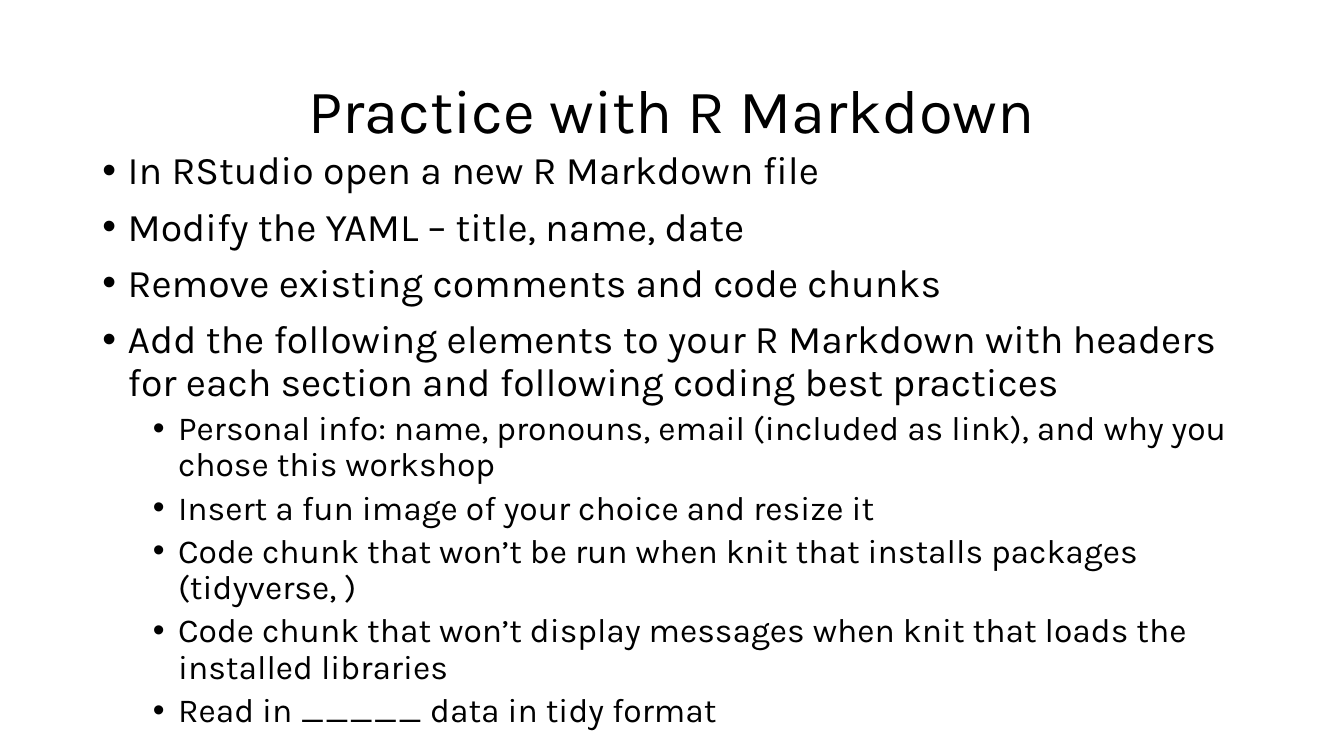
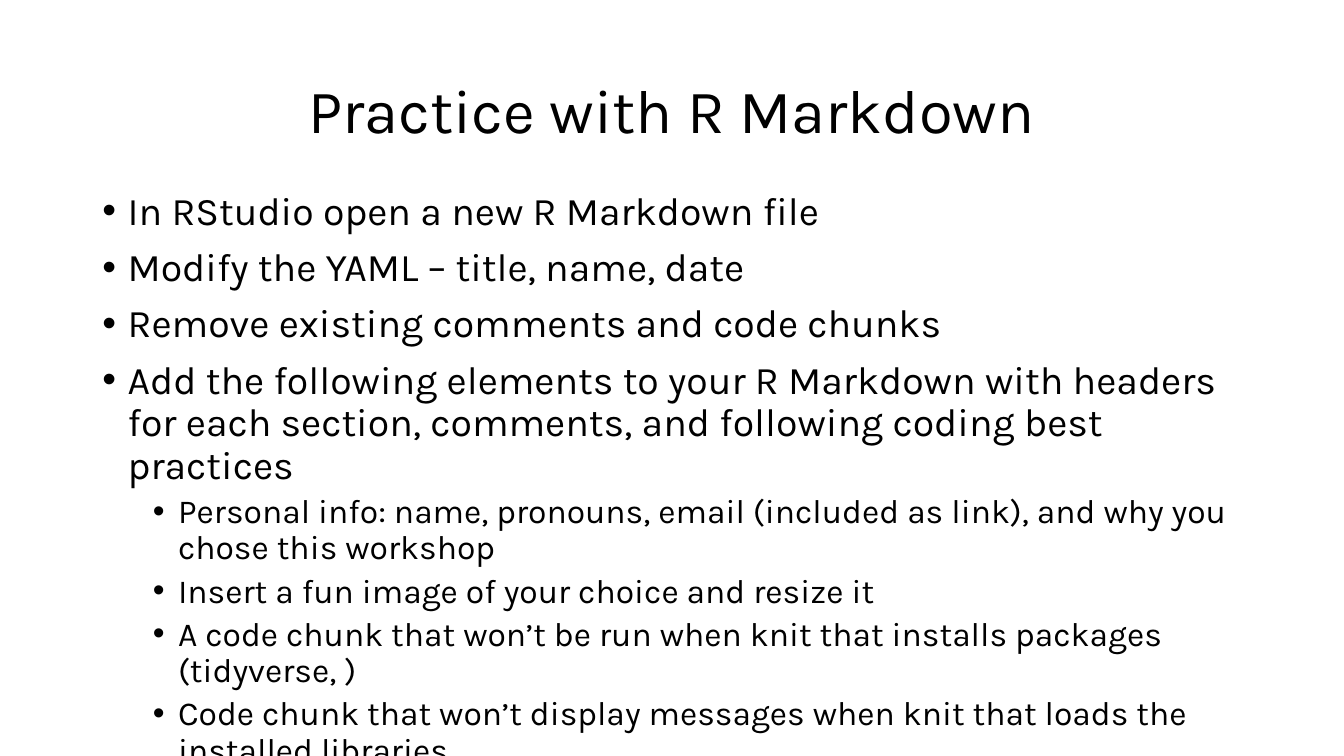
Before and after one commit to marissadyck/reproducible-research-R-ASM, a slide deck: slide 17 of docs/Reproducible research in R.pptx. Drawn at 1344x756 pixels with LibreOffice and Linux fonts; fonts in the diff are those of the drawing. Boxes give left, top, right and bottom in pixels: in the first picture for what was removed or moved away, otherwise in the second. Text is boxed around its words. In the diff, an @@ line names an element or a change of style, - is before the commit and + after.

```diff
--- a/docs/Reproducible research in R.pptx
+++ b/docs/Reproducible research in R.pptx
@@ text "In RStudio open a new ...": place and size @@
-text "In RStudio open a new ..." at (128, 157, 1226, 731)
+text "In RStudio open a new ..." at (128, 198, 1226, 734)
@@ text at (128, 367, 1216, 489): text changed @@
-• Add the following elements to your R Markdown with headers for each section and following coding best practices
+• Add the following elements to your R Markdown with headers for each section, comments, and following coding best practices
@@ text at (178, 623, 1162, 691): text changed @@
-  • Code chunk that won’t be run when knit that installs packages (tidyverse, )
+  • A code chunk that won’t be run when knit that installs packages (tidyverse, )
@@ text at (178, 699, 717, 731): paragraph removed @@
-  • Read in _____ data in tidy format
```
Also in this commit, not shown: 5 other slides changed, 1 slide added, 7 other files.
